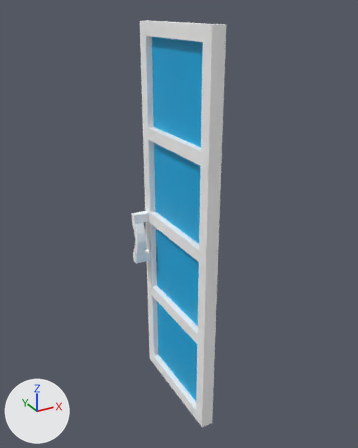
An edit to the FBX model LibraryOA/Assets/Graphics/Meshes/GlassDoors_Mesh.fbx, drawn before and after from the same camera.
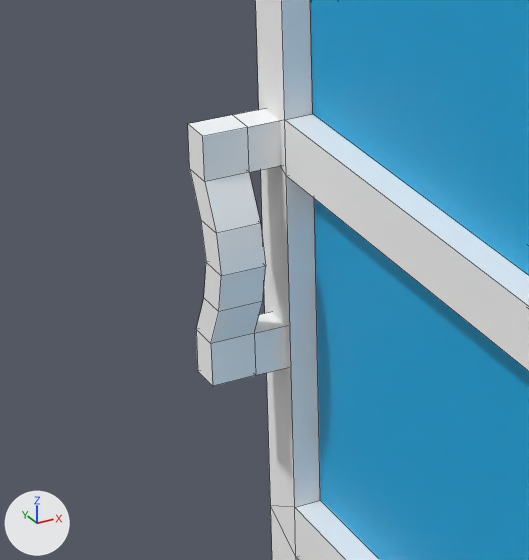
There are two pictures of each version: one whole from a 50 mm lens placed at (-1.72, -2.638, 3.216), pointed at (0.019, 0.524, 1.635), one close up on the part from 27% to 55% of the width and 42% to 66% of the height. Every picture has the same lights, and +X, +Y and +Z are marked at lower left. The close-ups show mesh edges as thin lines. Where no turn or scale is listed for an object, it has been applied to the vertices.

Names of what the first close-up shows: 'GlassDoors'.
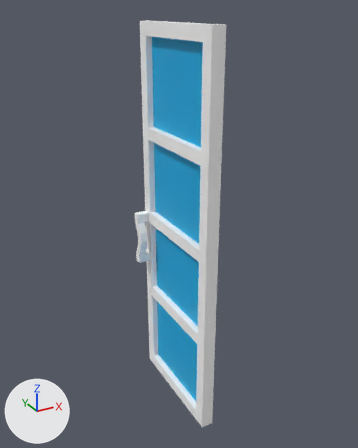
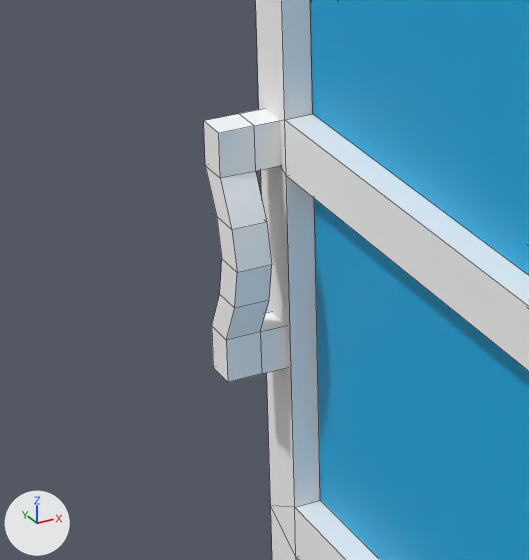
Patch to the scene script:
```diff
--- a/LibraryOA/Assets/Graphics/Meshes/GlassDoors_Mesh.fbx.py
+++ b/LibraryOA/Assets/Graphics/Meshes/GlassDoors_Mesh.fbx.py
@@ me_glassdoors @@
 # used by ob_glassdoors; location = (0.0, 0.0, 0.0)
-me_glassdoors.from_pydata(...)  # 108 vertices, 115 faces; spans x -0.19..0.05, y 0.0..1.01, z 0.0..3.12
+me_glassdoors.from_pydata(...)  # 140 vertices, 145 faces; spans x -0.16..0.16, y 0.0..1.01, z 0.0..3.12
+# me_glassdoors part 1
+# 2 faces are deleted
+# 22 vertices in x -0.19..-0.03, y 0.87..0.99, z 1.14..1.6 move by (0.03, 0.0, 0.0)
+# 14 vertices in x -0.11, y 0.87..0.99, z 1.14..1.6 move by (0.01, 0.0, 0.0)
+# 32 vertices are added at x 0.0..0.16, y 0.87..0.99, z 1.14..1.6
+# 32 new faces join them, mat_ubermaterial (picture img_pallete_png)
 me_glassdoors.materials.append(mat_ubermaterial)
```

Boxes (x1, y1, x2, y2) around the edits, measured in the close-ups (529 x 560 px):
'GlassDoors', reshaped: before (188, 0, 529, 560); after (204, 0, 529, 560)
part 1 of me_glassdoors, built on: before (188, 109, 287, 386); after (204, 109, 287, 382)
